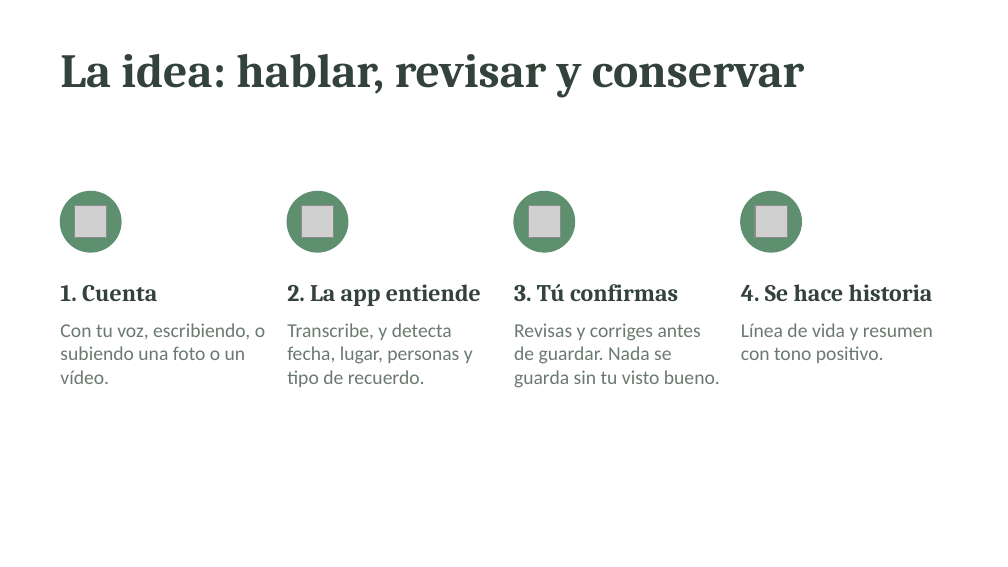
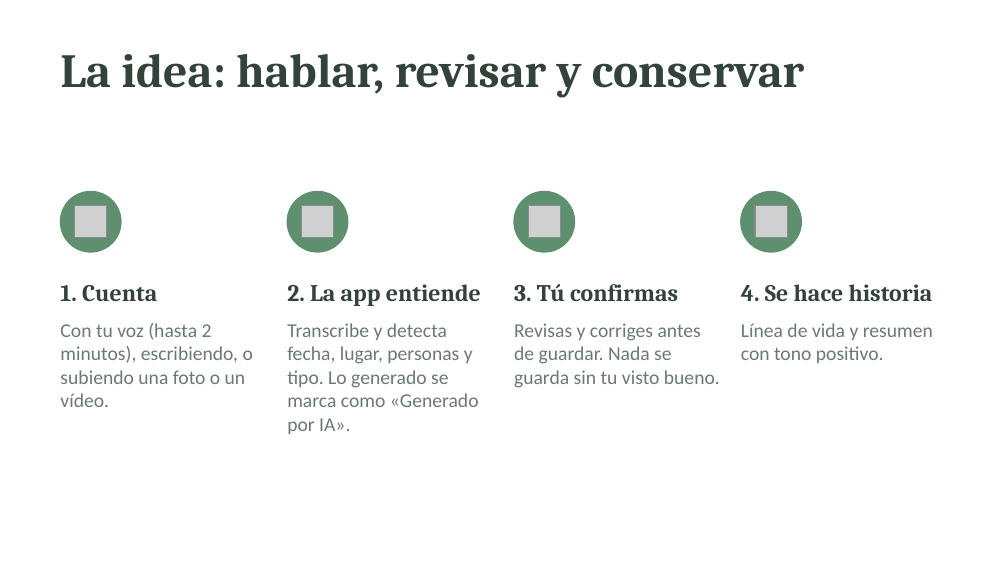
Before and after one commit to jgzmac/mis-memorias-de-oro, a slide deck: slide 3 of docs/Mis-Memorias-de-Oro-presentacion.pptx. Drawn at 1008x567 pixels with LibreOffice and Linux fonts; fonts in the diff are those of the drawing; grey boxes stand for pictures. Boxes give left, top, right and bottom in pixels: in the first picture for what was removed or moved away, otherwise in the second. Text is boxed around its words. In the diff, an @@ line names an element or a change of style, - is before the commit and + after.

```diff
--- a/docs/Mis-Memorias-de-Oro-presentacion.pptx
+++ b/docs/Mis-Memorias-de-Oro-presentacion.pptx
@@ text at <box>60,323,253,407</box>: text changed @@
-Con tu voz, escribiendo, o subiendo una foto o un vídeo.
+Con tu voz (hasta 2 minutos), escribiendo, o subiendo una foto o un vídeo.
@@ text at <box>287,323,479,434</box>: text changed @@
-Transcribe, y detecta fecha, lugar, personas y tipo de recuerdo.
+Transcribe y detecta fecha, lugar, personas y tipo. Lo generado se marca como «Generado por IA».
```
Also in this commit, not shown: 2 other slides changed, 2 other files.
